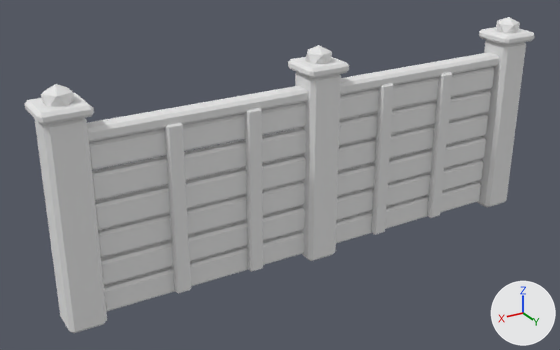
The FBX model shared/modeling-kit/out/ranch_fence_20.fbx: old version first, new version second.
The view is the same before and after, from a 50 mm camera at (16.3, 24.3, 16.2) aimed at (1.4, -0.5, 3.8). Arrows for +X, +Y and +Z are at lower right; the lights stay in place. The picture after the commit comes second.

Names of what the first picture shows: 'ranch_fence_20'.
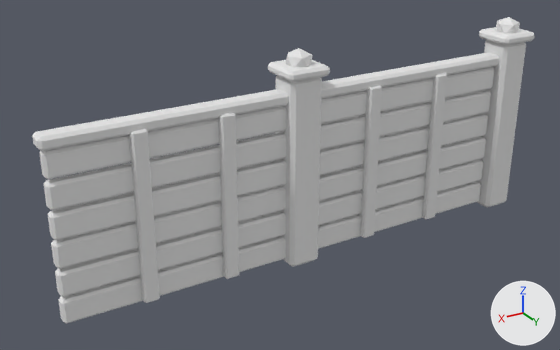
Commit message: modeling-kit: ranch_fence_20 + ranch_landing_ring with one end post (no doubled posts at seams)

The change in detail:
me_ranch_fence_20 is used by ob_ranch_fence_20; location (0.0, 0.0, 0.0).
me_ranch_fence_20 had 612 vertices, 684 faces and spanned x -11.0..11.0, y -0.9..0.9, z 0.0..9.0.
me_ranch_fence_20 now has 552 vertices, 612 faces and spans x -11.0..11.0, y -0.9..0.9, z 0.0..9.0.
me_ranch_fence_20 part 1: the loose piece of 24 vertices spanning x -0.7..0.7, y -0.7..0.7, z 0.0..8.0 is moved by (0.9, 0.0, 0.0).
me_ranch_fence_20 part 2: the loose piece of 24 vertices spanning x -0.9..0.9, y -0.9..0.9, z 8.0..8.4 is moved by (0.9, 0.0, 0.0).
me_ranch_fence_20 part 3: the loose piece of 12 vertices spanning x -0.5..0.5, y -0.5..0.5, z 8.1..9.0 is moved by (0.9, 0.0, 0.0).
me_ranch_fence_20 part 4: the loose piece of 24 vertices spanning x -6.6..-6.0, y 0.2..0.5, z 0.3..7.1 is moved by (0.3, 0.0, 0.0).
me_ranch_fence_20 part 5: the loose piece of 24 vertices spanning x 0.0..9.4, y -0.3..0.2, z 0.2..1.2 is scaled about its middle by (1.07, 1, 1), then moved by (1.2, 0.0, 0.0).
me_ranch_fence_20 part 6: the loose piece of 24 vertices spanning x 0.0..9.4, y -0.3..0.2, z 1.4..2.3 is scaled about its middle by (1.07, 1, 1), then moved by (1.2, 0.0, 0.0).
me_ranch_fence_20 part 7: the loose piece of 24 vertices spanning x 0.0..9.4, y -0.3..0.2, z 2.5..3.5 is scaled about its middle by (1.07, 1, 1), then moved by (1.2, 0.0, 0.0).
me_ranch_fence_20 part 8: the loose piece of 24 vertices spanning x 0.0..9.4, y -0.2..0.3, z 3.6..4.6 is scaled about its middle by (1.07, 1, 1), then moved by (1.2, 0.0, 0.0).
me_ranch_fence_20 part 9: the loose piece of 24 vertices spanning x 0.0..9.4, y -0.2..0.3, z 4.8..5.7 is scaled about its middle by (1.07, 1, 1), then moved by (1.2, 0.0, 0.0).
me_ranch_fence_20 part 10: the loose piece of 24 vertices spanning x 0.0..9.4, y -0.2..0.3, z 5.9..6.9 is scaled about its middle by (1.07, 1, 1), then moved by (1.2, 0.0, 0.0).
me_ranch_fence_20 part 11: the loose piece of 24 vertices spanning x -0.1..9.5, y -0.4..0.4, z 6.9..7.4 is scaled about its middle by (1.06, 1, 1), then moved by (1.2, 0.0, 0.0).
me_ranch_fence_20 part 12: the loose piece of 24 vertices spanning x 2.8..3.4, y 0.2..0.5, z 0.3..7.1 is moved by (1.1, 0.0, 0.0).
me_ranch_fence_20 part 13: the loose piece of 24 vertices spanning x 6.0..6.6, y 0.2..0.5, z 0.3..7.1 is moved by (1.3, 0.0, 0.0).
me_ranch_fence_20 part 14: the loose piece of 24 vertices spanning x 9.2..11.0, y -0.9..0.9, z 8.0..8.4 is deleted.
me_ranch_fence_20 part 15: the loose piece of 24 vertices spanning x 9.4..10.8, y -0.7..0.7, z 0.0..8.0 is deleted.
me_ranch_fence_20 part 16: the loose piece of 12 vertices spanning x 9.6..10.6, y -0.5..0.5, z 8.1..9.0 is deleted.
Part 17, on me_ranch_fence_20:
20 vertices are removed from x -3.4..-2.9, y 0.2..0.5, z 0.3..7.1.
26 faces are deleted.
84 vertices in x -0.1..0.1, y -0.4..0.4, z 0.2..7.4 move by (0.9, 0.0, 0.0).
12 vertices are added at x -2.7..-2.2, y 0.2..0.5, z 0.3..7.1.
8 new vertices lie (0.4, 0.0, 0.0) away from vertices in x -2.7, y 0.2..0.5, z 0.3..7.1.
26 new faces join them.

Changed parts and their boxes [x1, y1, x2, y2] in the pictures (560 x 350 px; the box of a moved part takes in the faces that stretch with it):
'ranch_fence_20', reshaped
    before: [25, 17, 534, 333]
    after: [32, 17, 534, 324]
part 1 of me_ranch_fence_20, moved or reshaped
    before: [295, 72, 341, 261]
    after: [276, 75, 322, 267]
part 2 of me_ranch_fence_20, moved or reshaped
    before: [288, 57, 349, 79]
    after: [268, 60, 330, 82]
part 3 of me_ranch_fence_20, moved or reshaped
    before: [305, 45, 332, 64]
    after: [285, 48, 313, 67]
part 4 of me_ranch_fence_20, moved or reshaped
    before: [427, 72, 453, 218]
    after: [422, 73, 447, 219]
part 5 of me_ranch_fence_20, moved or reshaped
    before: [104, 231, 304, 312]
    after: [58, 236, 286, 324]
part 6 of me_ranch_fence_20, moved or reshaped
    before: [101, 206, 305, 285]
    after: [55, 211, 286, 297]
part 7 of me_ranch_fence_20, moved or reshaped
    before: [98, 181, 305, 258]
    after: [51, 185, 286, 269]
part 8 of me_ranch_fence_20, moved or reshaped
    before: [95, 155, 306, 230]
    after: [48, 159, 286, 240]
part 9 of me_ranch_fence_20, moved or reshaped
    before: [92, 128, 306, 201]
    after: [44, 132, 286, 210]
part 10 of me_ranch_fence_20, moved or reshaped
    before: [89, 102, 306, 170]
    after: [39, 106, 286, 179]
part 11 of me_ranch_fence_20, moved or reshaped
    before: [87, 86, 308, 142]
    after: [32, 89, 288, 151]
part 12 of me_ranch_fence_20, moved or reshaped
    before: [245, 108, 263, 272]
    after: [219, 113, 239, 279]
part 13 of me_ranch_fence_20, moved or reshaped
    before: [165, 123, 191, 294]
    after: [130, 129, 160, 303]
part 14 of me_ranch_fence_20, deleted
    before: [25, 93, 94, 125]
part 15 of me_ranch_fence_20, deleted
    before: [34, 118, 107, 333]
part 16 of me_ranch_fence_20, deleted
    before: [41, 84, 74, 107]
part 17 of me_ranch_fence_20, moved or reshaped
    before: [336, 52, 499, 243]
    after: [318, 52, 499, 249]
